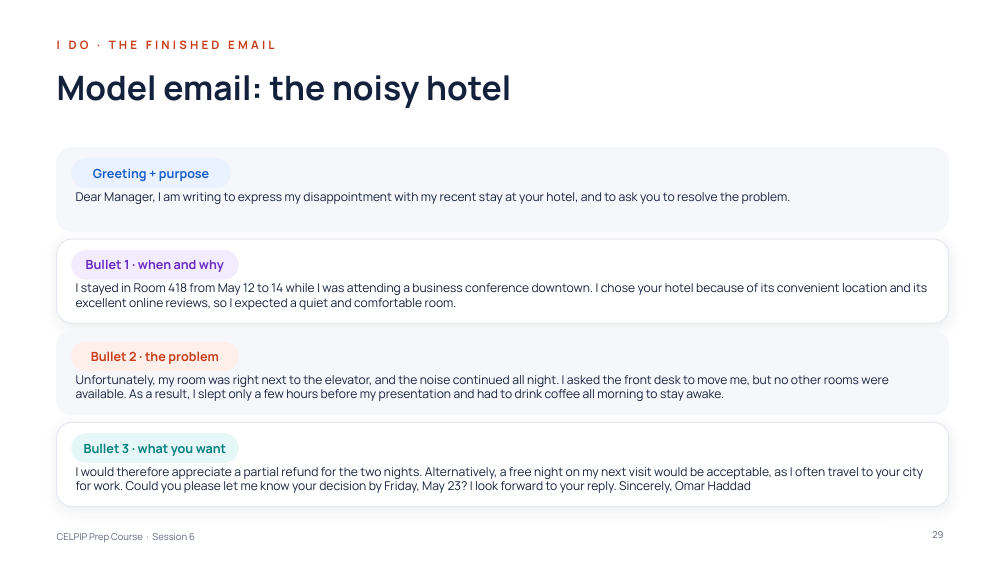
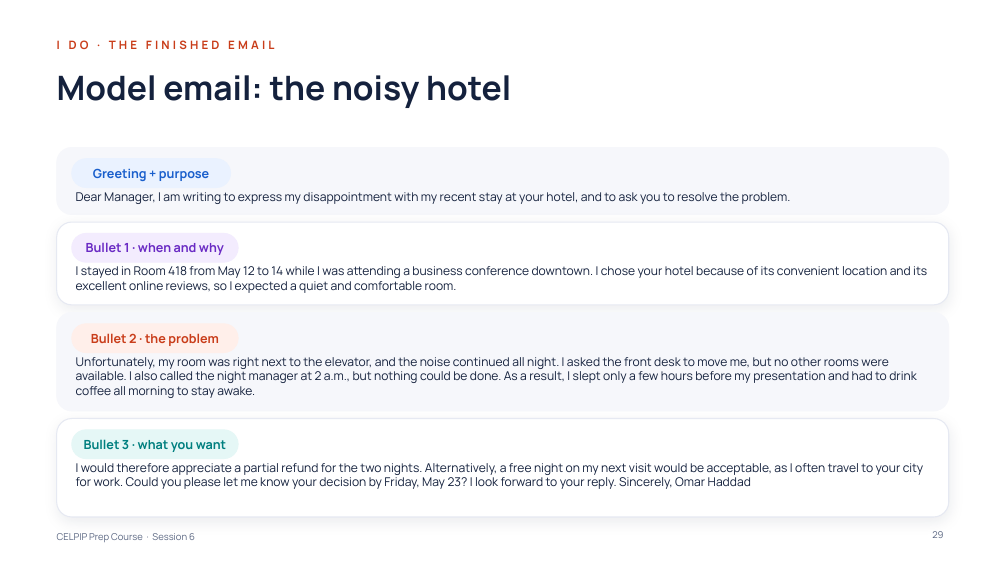
Before and after one commit to learnovateqa/The_English_Academy_CELPIP, a slide deck: slide 29 of decks/session-06.pptx. Drawn at 1008x567 pixels with LibreOffice and Linux fonts; fonts in the diff are those of the drawing. Boxes give left, top, right and bottom in pixels: in the first picture for what was removed or moved away, otherwise in the second. Text is boxed around its words. In the diff, an @@ line names an element or a change of style, - is before the commit and + after.

```diff
--- a/decks/session-06.pptx
+++ b/decks/session-06.pptx
@@ rounded rectangle: place and size @@
-rounded rectangle at <box>57,147,949,231</box>
+rounded rectangle at <box>57,147,949,215</box>
@@ 2 texts, 2 rounded rectangles: place and size @@
-2 texts, 2 rounded rectangles at <box>57,239,949,323</box>
+2 texts, 2 rounded rectangles at <box>57,222,949,306</box>
@@ proportions changed in 4 elements at <box>57,419,949,517</box>, <box>57,147,949,215</box>, <box>57,312,949,411</box>, <box>57,222,949,306</box> @@
@@ rounded rectangle: place and size @@
-rounded rectangle at <box>57,331,949,415</box>
+rounded rectangle at <box>57,312,949,411</box>
@@ text "Bullet 2 · the problem": place and size @@
-text "Bullet 2 · the problem" at <box>91,351,218,364</box>
+text "Bullet 2 · the problem" at <box>91,333,218,346</box>
@@ rounded rectangle: place and size @@
-rounded rectangle at <box>72,343,238,371</box>
+rounded rectangle at <box>72,324,238,352</box>
@@ text at <box>76,357,917,398</box>: text changed @@
-Unfortunately, my room was right next to the elevator, and the noise continued all night. I asked the front desk to move me, but no other rooms were available. As a result, I slept only a few hours before my presentation and had to drink coffee all morning to stay awake.
+Unfortunately, my room was right next to the elevator, and the noise continued all night. I asked the front desk to move me, but no other rooms were available. I also called the night manager at 2 a.m., but nothing could be done. As a result, I slept only a few hours before my presentation and had to drink coffee all morning to stay awake.
@@ rounded rectangle: place and size @@
-rounded rectangle at <box>57,423,949,507</box>
+rounded rectangle at <box>57,419,949,517</box>
@@ text "Bullet 3 · what you ...": place and size @@
-text "Bullet 3 · what you ..." at <box>84,443,226,456</box>
+text "Bullet 3 · what you ..." at <box>84,439,226,452</box>
@@ rounded rectangle: place and size @@
-rounded rectangle at <box>72,434,238,463</box>
+rounded rectangle at <box>72,430,238,459</box>
@@ text "I would therefore appreciate a ...": place and size @@
-text "I would therefore appreciate a ..." at <box>76,467,923,493</box>
+text "I would therefore appreciate a ..." at <box>76,463,923,489</box>
```
Also in this commit, not shown: 3 other files.
